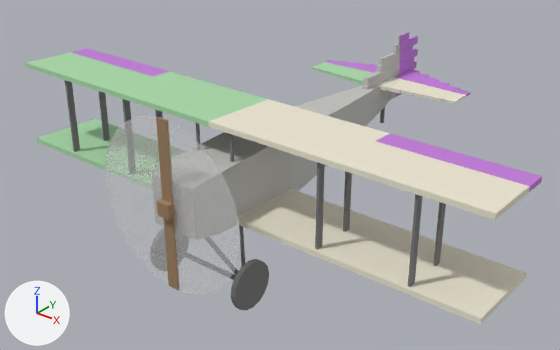
The glTF model assets/aircraft/spad7/model.glb as it was, and as the next commit left it.
Before and after are seen from a camera (50 mm lens) standing at (6.47, -6.63, 5.03) and looking at (-0.24, 1.77, -0.18). Arrows for +X, +Y and +Z are at lower left; the lights stay in place. The first picture is the older version. Where no turn or scale is listed for an object, it has been applied to the vertices. Vertices at exactly the same position are counted once.

In view in the first picture: 'body', 'ctrl_aileron_l_upper', 'ctrl_aileron_r_upper', 'ctrl_elevator', 'ctrl_rudder', 'prop', 'prop_blur'.
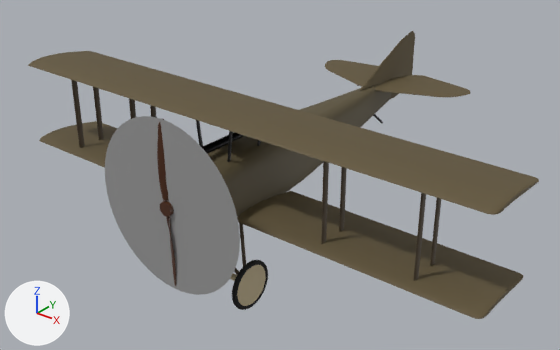
Pixel boxes (x1, y1, x2, y2) of what changed, in the pictures (560 x 350 px):
'body', no longer drawn
    before: (26, 36, 530, 324)
    faces in mat_aile_gauche (pale yellow #ede7d3): (209, 77, 530, 324)
    faces in mat_aile_droite (green #aadaaa): (26, 52, 373, 170)
    faces in mat_fuselage (light grey #c4c4bf): (200, 36, 400, 216)
    faces in mat_métal (grey #7c7c7c): (65, 80, 446, 310)
'airframe', added
    after: (28, 42, 530, 319)
    faces in mat_toile_peinte (brown #615438): (28, 42, 530, 319)
    faces in mat_fuselage (brown #5c5238): (208, 82, 391, 217)
    faces in mat_bois_peint (brown #4c402e): (71, 80, 441, 281)
    faces in mat_toile_enduite (beige #c7b894): (230, 265, 266, 306)
    faces in mat_caoutchouc (black #0d0d0d): (232, 260, 268, 310)
'prop_blur', recoloured, surface changed
    both: (105, 116, 240, 295)
'ctrl_aileron_l_upper', recoloured
    both: (377, 136, 539, 188)
'prop', recoloured, reshaped
    before: (156, 117, 179, 290)
    after: (157, 119, 176, 286)
'ctrl_elevator', recoloured
    both: (327, 60, 471, 95)
'ctrl_aileron_r_upper', recoloured
    both: (74, 51, 166, 75)
'ctrl_rudder', recoloured
    both: (396, 34, 415, 96)
part 1 of me_prop, added
    after: (160, 201, 174, 217)
part 2 of me_prop, rebuilt
    before: (156, 117, 173, 203)
    after: (157, 119, 169, 201)
part 3 of me_prop, rebuilt
    before: (164, 218, 179, 290)
    after: (166, 217, 176, 286)
part 4 of me_prop, deleted
    before: (157, 199, 174, 220)

Edits to the bpy script that builds the scene:
```text
Change mat_fuselage:
    mat_fuselage.base_color: (0.55, 0.55, 0.52) -> (0.107, 0.0835, 0.0397)  # light grey #c4c4bf -> brown #5c5238
Change mat_hélice:
    mat_hélice.base_color: (0.35, 0.22, 0.12) -> (0.0732, 0.022, 0.00598)  # brown #a08161 -> brown #4c2912
Change mat_disque_d_hélice:
    mat_disque_d_hélice.base_color: (0.85, 0.85, 0.85) -> (0.319, 0.319, 0.319)  # white #ededed -> grey #999999
    mat_disque_d_hélice.alpha: 0.25 -> 1.0
Change mat_gouvernes:
    mat_gouvernes.base_color: (0.55, 0.2, 0.7) -> (0.119, 0.089, 0.0397)  # purple #c47cda -> brown #615438
Add mat_caoutchouc:
    mat_caoutchouc = principled_material('caoutchouc')
    mat_caoutchouc.base_color = (0.00394, 0.00394, 0.00394)  # black #0d0d0d
    mat_caoutchouc.roughness = 0.85
Add mat_acier:
    mat_acier = principled_material('acier')
    mat_acier.base_color = (0.0509, 0.0509, 0.055)  # dark grey #404042
    mat_acier.metallic = 1.0
    mat_acier.roughness = 0.45
Add mat_toile_enduite:
    mat_toile_enduite = principled_material('toile enduite')
    mat_toile_enduite.base_color = (0.57, 0.477, 0.296)  # beige #c7b894
    mat_toile_enduite.roughness = 0.7
Add mat_acier_bruni:
    mat_acier_bruni = principled_material('acier bruni')
    mat_acier_bruni.base_color = (0.01, 0.01, 0.0116)  # black #19191c
    mat_acier_bruni.metallic = 1.0
    mat_acier_bruni.roughness = 0.4
Add mat_bois_peint:
    mat_bois_peint = principled_material('bois peint')
    mat_bois_peint.base_color = (0.0732, 0.0509, 0.0272)  # brown #4c402e
    mat_bois_peint.roughness = 0.6
Add mat_toile_peinte:
    mat_toile_peinte = principled_material('toile peinte')
    mat_toile_peinte.base_color = (0.119, 0.089, 0.0397)  # brown #615438
    mat_toile_peinte.roughness = 0.7
Change me_prop:
    used by ob_prop; location = (0.0, -0.78, 0.4)
    remove me_prop.from_pydata(...)  # 24 vertices, 36 faces; spans x -0.1..0.1, y -0.1..0.1, z -1.2..1.2
    add me_prop.from_pydata(...)  # 440 vertices, 868 faces; spans x -0.1..0.1, y -0.06..0.12, z -1.2..1.2
    me_prop part 1: a new loose piece, a 12-sided cylinder along y spanning x -0.1..0.1, y -0.06..0.12, z -0.1..0.1, in mat_hélice (brown #4c2912)
    me_prop part 2: the loose piece of 8 vertices spanning x -0.09..0.09, y -0.02..0.02, z 0.0..1.2 is rebuilt with 208 vertices and now spans x -0.09..0.09, y -0.06..0.06, z 0.12..1.2
    me_prop part 3: the loose piece of 8 vertices spanning x -0.09..0.09, y -0.02..0.02, z -1.2..0.0 is rebuilt with 208 vertices and now spans x -0.09..0.09, y -0.06..0.06, z -1.2..-0.12
    me_prop part 4: the loose piece of 8 vertices spanning x -0.1..0.1, y -0.1..0.1, z -0.1..0.1 is deleted
Add me_airframe:
    me_airframe.from_pydata(...)  # 20353 vertices, 40466 faces; spans x -3.91..3.91, y -0.7..5.07, z -1.13..1.39
    # faces by material slot: [3132, 34882, 656, 284, 1280, 188, 44]
    me_airframe.materials.append(mat_fuselage)  # brown #5c5238
    me_airframe.materials.append(mat_toile_peinte)  # brown #615438
    me_airframe.materials.append(mat_bois_peint)  # brown #4c402e
    me_airframe.materials.append(mat_acier)  # dark grey #404042
    me_airframe.materials.append(mat_caoutchouc)  # black #0d0d0d
    me_airframe.materials.append(mat_toile_enduite)  # beige #c7b894
    me_airframe.materials.append(mat_acier_bruni)  # black #19191c
Change ob_body:
    ob_body: bpy.data.objects.new('body', me_body) -> bpy.data.objects.new('body', None)
Add ob_airframe:
    ob_airframe = bpy.data.objects.new('airframe', me_airframe)
    ob_airframe.location = (0.0, 0.0, 0.0)
```
